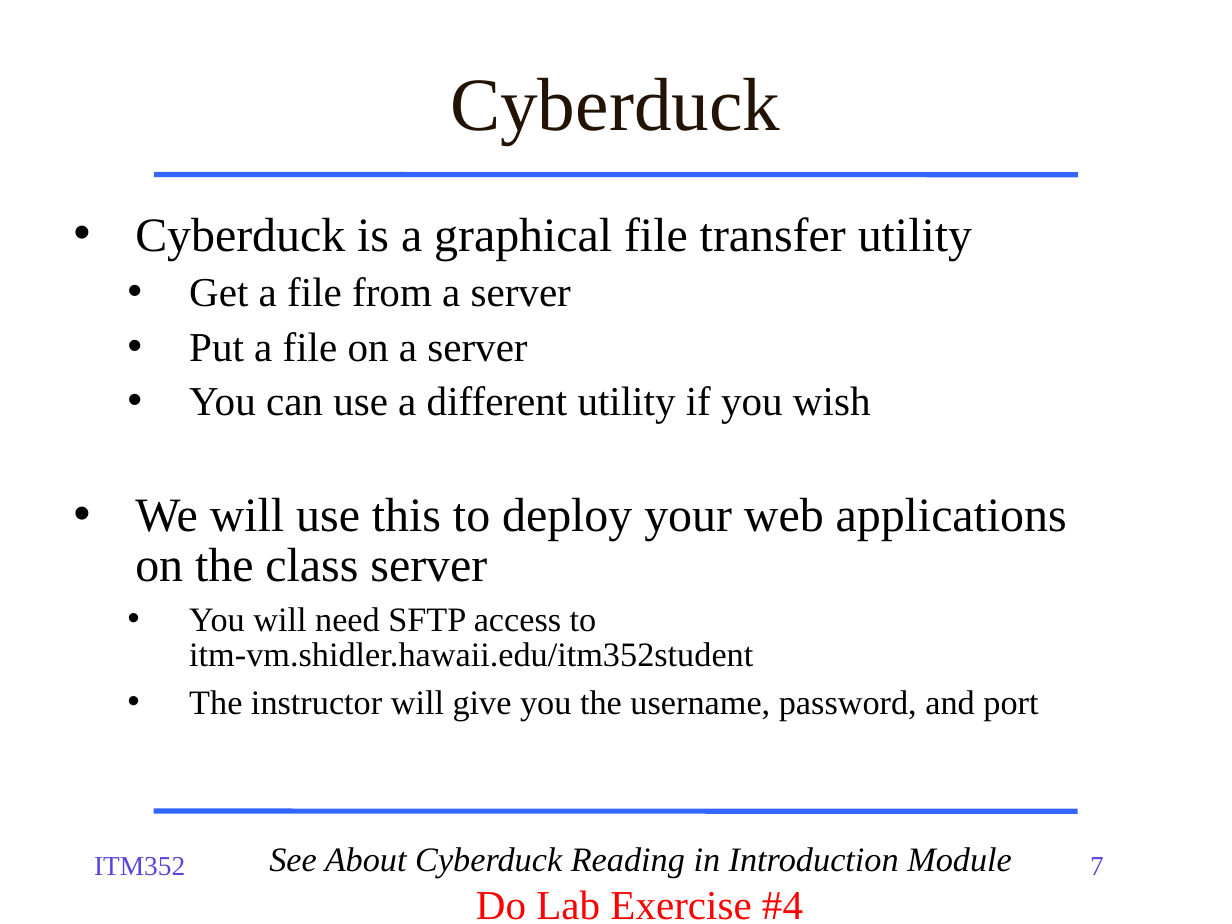
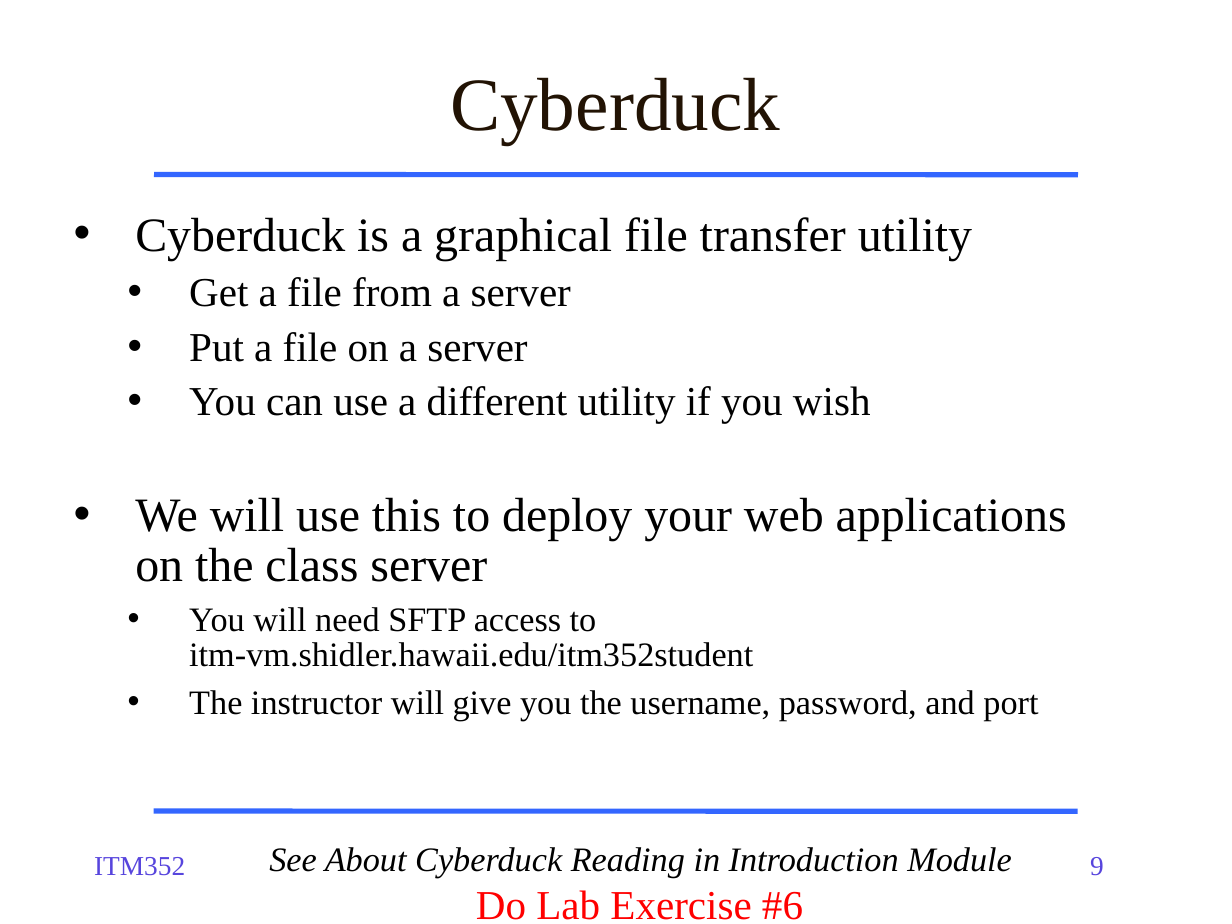
Before and after one commit to dport96/ITM352, a slide deck: slide 9 of morea/020.WADT/ITM352_WADT.pptx (slide 7 before the commit). Drawn at 1232x924 pixels with LibreOffice and Linux fonts; fonts in the diff are those of the drawing. Boxes give left, top, right and bottom in pixels: in the first picture for what was removed or moved away, otherwise in the second. Text is boxed around its words. In the diff, an @@ line names an element or a change of style, - is before the commit and + after.

```diff
--- a/morea/020.WADT/ITM352_WADT.pptx
+++ b/morea/020.WADT/ITM352_WADT.pptx
@@ page number at box(1090, 857, 1104, 876): text changed @@
-7
+9
@@ text at box(476, 890, 803, 920): text changed @@
-Do Lab Exercise #4
+Do Lab Exercise #6
```
Also in this commit, not shown: 1 other slide changed, 2 slides added, 1 other file.
